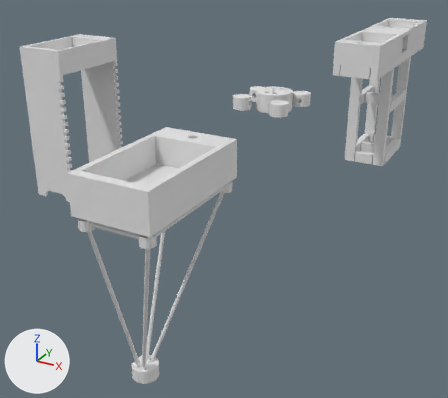
A saved change to the Blender file 3D models/bathroomDualSink.blend.
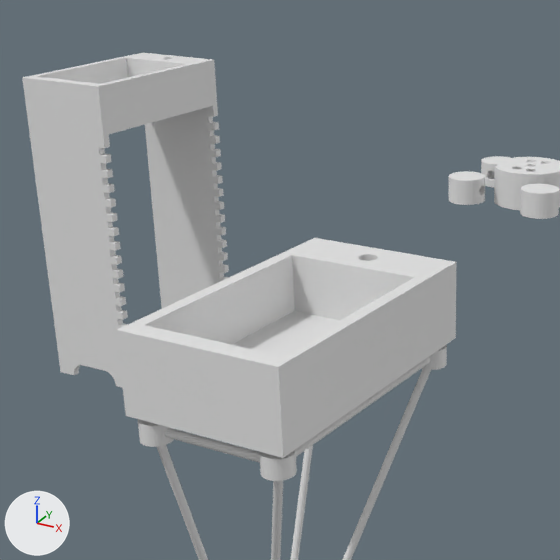
There are two pictures of each version: one whole from a 50 mm camera at (2.32, -2.529, 1.371) aimed at (0.889, 0.072, 0.071), one close up on the part from 2% to 65% of the width and 2% to 72% of the height. Arrows for +X, +Y and +Z are at lower left; the lights stay in place.

The older version as bpy lines, for what is in view:
```python
me_cube_026 = bpy.data.meshes.new('Cube.026')
me_cube_026.from_pydata(...)  # 144 vertices, 80 faces; spans x -0.00305..0.00305, y -0.00305..0.00305, z -0.00305..0.00305
me_cube_029 = bpy.data.meshes.new('Cube.029')
me_cube_029.from_pydata(...)  # 144 vertices, 80 faces; spans x -0.00305..0.00305, y -0.00305..0.00305, z -0.00305..0.00305
me_cylinder_001 = bpy.data.meshes.new('Cylinder.001')
me_cylinder_001.from_pydata(...)  # a 32-sided cylinder along z spanning x -0.00305..0.00305, y -0.00305..0.00305, z -0.00305..0.00305
ob_cylinder_001 = bpy.data.objects.new('Cylinder.001', me_cylinder_001)
ob_cylinder_001.location = (1.278, -1.082, 0.335)
ob_cylinder_001.rotation_euler = (-0.297, 0.0, 0.0)  # degrees (-17, 0, 0)
ob_cylinder_001.scale = (2.1, 2.1, 108.0)
ob_right_sink_001 = bpy.data.objects.new('Right Sink.001', me_cube_026)
ob_right_sink_001.location = (1.377, -1.192, 0.731)
ob_right_sink_001.scale = (41.5, 75.0, 20.0)
ob_right_sink_002 = bpy.data.objects.new('Right Sink.002', me_cube_029)
ob_right_sink_002.location = (0.0, 0.0, 0.752)
ob_right_sink_002.scale = (41.7, 75.0, 20.0)
# also in view: 'Sketch.001' at (0.0, -0.219, 0.345); 'Cylinder.016' at (1.278, -1.395, 0.646); 'Cylinder.006' at (1.384, -1.302, 0.335); 'pyramid-rearL' at (1.631, -1.181, 0.971); 'Cylinder' at (1.476, -1.395, 0.646)
```
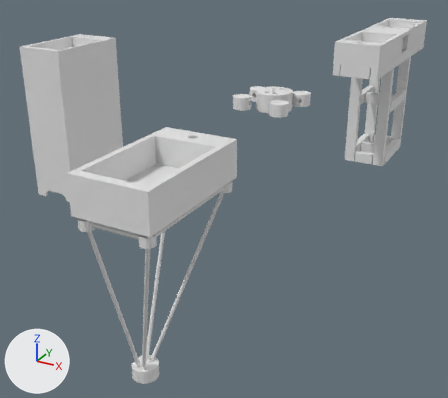
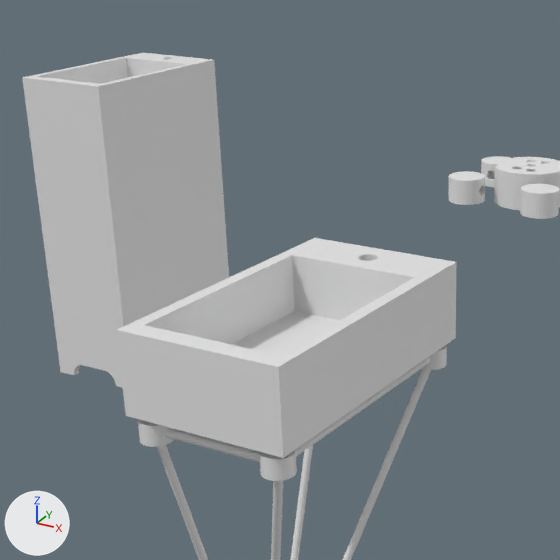
What the commit changed:
Mesh me_cube_028 is new.
It has 332 vertices, 168 faces and spans x -0.00305..0.00305, y -0.00305..0.00305, z -0.00305..0.00305.
Object 'Cube' (ob_cube) is new; it shows me_cube_028.
Its location is (0.117, 0.0, 0.345).
Its scale is (3.12, 75.0, 113.0).

Changed parts and their boxes (x1, y1, x2, y2) in the close-ups (560 x 560 px):
'Cube', added: after (99, 106, 229, 326)
'Sketch.002', unchanged, covered by the edit: before (145, 105, 229, 308); after (213, 105, 229, 273)
